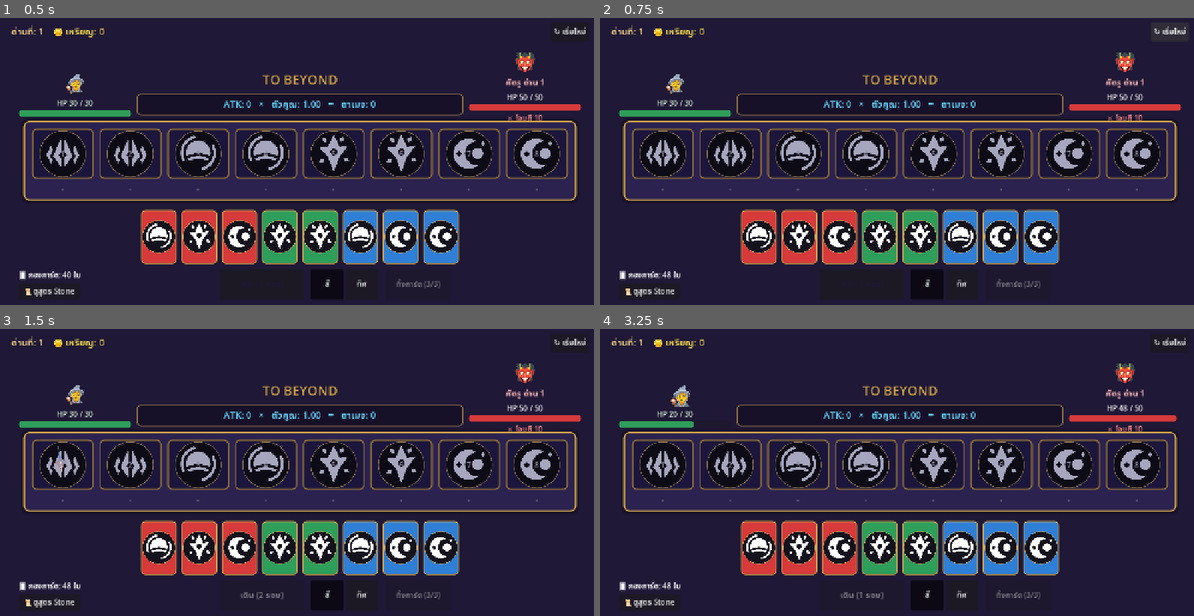
Above: before the commit, frames 1-4 (two rows, left to right).
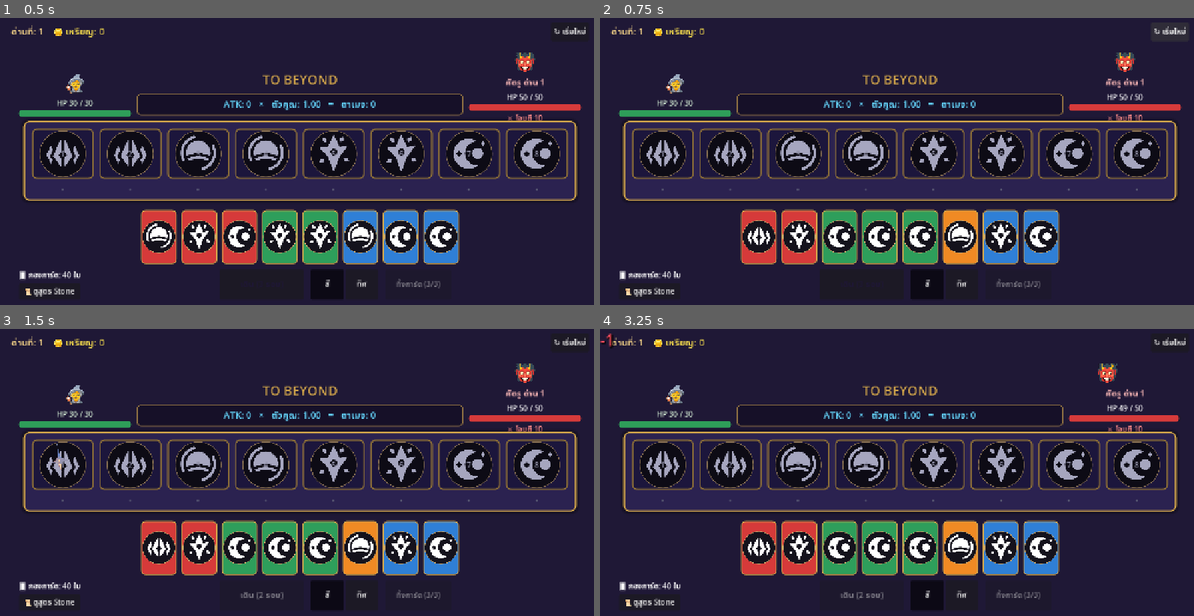
Above: after the commit, the same moments.

Repository: Arm-role/ToBeyond
Game: Godot game, scene res://scenes/main.tscn
Two runs of this game, one before a commit and one after it. Both use one fixed random seed, a clock stepped at 60 frames per second and the inputs below.
Inputs (mouse positions are in pixels of both pictures, inside the frame that each line leads up to):
- Up to frame 1 (0.5 s): no input
- Up to frame 2 (0.75 s): click "↻ เริ่มใหม่" at 0.5 s
- Up to frame 3 (1.5 s): click "เดิน (3 รอบ)" at 1.25 s
- Up to frame 4 (3.25 s): click "1" at 2 s; click (861, 595) at 2.75 s, where only the run before the commit has a clickable "เดิน (2 รอบ)"

Frame 1 is identical in both runs. In frame 2, 1.7% of the frame differs, in the area x 11-70%, y 67-91%; in frame 3, 1.8%; in frame 4, 2.5%, in the area x 0-98%, y 1-94%.
Error after the commit: Invalid call. Nonexistent function 'to_local' in base 'Control'. (res://scripts/main.gd:808)

Commit message:
Option 1: Bezier fireball flight, hero laser, enemy laser, damage popups, shake VFX, discovery toast

Diff:
--- a/scenes/main.tscn
+++ b/scenes/main.tscn
@@ -46,6 +46,20 @@
 corner_radius_bottom_right = 6
 corner_radius_bottom_left = 6
 
+[sub_resource type="StyleBoxFlat" id="StyleBoxFlat_toast"]
+bg_color = Color(0.14, 0.1, 0.27, 0.95)
+border_width_left = 2
+border_width_top = 2
+border_width_right = 2
+border_width_bottom = 2
+border_color = Color(0.94, 0.81, 0.53, 1)
+corner_radius_top_left = 12
+corner_radius_top_right = 12
+corner_radius_bottom_right = 12
+corner_radius_bottom_left = 12
+shadow_color = Color(0, 0, 0, 0.6)
+shadow_size = 12
+
 [node name="Main" type="Control"]
 layout_mode = 3
 anchors_preset = 15
@@ -529,3 +543,48 @@
 layout_mode = 2
 size_flags_horizontal = 4
 text = "ปิด"
+
+[node name="EffectsLayer" type="Control" parent="."]
+layout_mode = 1
+anchors_preset = 15
+anchor_right = 1.0
+anchor_bottom = 1.0
+grow_horizontal = 2
+grow_vertical = 2
+mouse_filter = 2
+
+[node name="BeamLine" type="Line2D" parent="EffectsLayer"]
+visible = false
+width = 20.0
+default_color = Color(1, 0.72, 0.2, 1)
+begin_cap_mode = 2
+end_cap_mode = 2
+
+[node name="EnemyBeamLine" type="Line2D" parent="EffectsLayer"]
+visible = false
+width = 20.0
+default_color = Color(0.85, 0.25, 0.95, 1)
+begin_cap_mode = 2
+end_cap_mode = 2
+
+[node name="Toast" type="PanelContainer" parent="EffectsLayer"]
+visible = false
+layout_mode = 1
+anchors_preset = 5
+anchor_left = 0.5
+anchor_right = 0.5
+offset_left = -220.0
+offset_top = 70.0
+offset_right = 220.0
+offset_bottom = 120.0
+grow_horizontal = 2
+mouse_filter = 2
+theme_override_styles/panel = SubResource("StyleBoxFlat_toast")
+
+[node name="ToastLabel" type="Label" parent="EffectsLayer/Toast"]
+layout_mode = 2
+theme_override_colors/font_color = Color(1, 0.95, 0.8, 1)
+theme_override_font_sizes/font_size = 17
+text = "✨ ค้นพบสูตรใหม่!"
+horizontal_alignment = 1
+vertical_alignment = 1
--- a/scripts/main.gd
+++ b/scripts/main.gd
@@ -66,6 +66,7 @@
 var discards_left: int = 3
 var is_busy: bool = false
 var speed_multiplier: float = 1.0
+var discovered_formulas: Array[String] = ["col"]
 
 # --- Node References ---
 @onready var stage_label: Label = $TopBar/StageLabel
@@ -83,6 +84,13 @@
 @onready var enemy_hp_label: Label = $Preview/EnemyCol/EnemyHPText
 @onready var enemy_atk_label: Label = $Preview/EnemyCol/EnemyAtkText
 @onready var msg_label: Label = $Preview/EnemyCol/MsgLabel
+
+# Effects Layer References
+@onready var effects_layer: Control = $EffectsLayer
+@onready var beam_line: Line2D = $EffectsLayer/BeamLine
+@onready var enemy_beam_line: Line2D = $EffectsLayer/EnemyBeamLine
+@onready var toast: PanelContainer = $EffectsLayer/Toast
+@onready var toast_label: Label = $EffectsLayer/Toast/ToastLabel
 
 @onready var tiles_container: HBoxContainer = $BoardSection/TilesContainer
 @onready var gstrip_container: HBoxContainer = $BoardSection/GstripContainer
@@ -168,12 +176,17 @@
 	discards_left = 3
 	walks_left = 3
 	is_busy = false
+	hand.clear()
 	placed_cards.clear()
 	selected_card_ids.clear()
 	reward_modal.visible = false
 	gameover_modal.visible = false
 	stone_modal.visible = false
 	token.visible = false
+	enemy_pic.modulate = Color.WHITE
+	enemy_pic.scale = Vector2.ONE
+	hero_pic.modulate = Color.WHITE
+	hero_pic.scale = Vector2.ONE
 
 	build_deck()
 	draw_up_to_hand(8)
@@ -520,6 +533,13 @@
 	var result = calculate_groups()
 	var final_dmg = int(result["atk"] * result["mult"])
 	calc_label.text = "ATK: %d   ×   ตัวคูณ: %.2f   =   ดาเมจ: %d" % [result["atk"], result["mult"], final_dmg]
+
+	# Check for new Stone formula discoveries
+	for g in result["groups"]:
+		var key = g["key"]
+		if not discovered_formulas.has(key):
+			discovered_formulas.append(key)
+			show_discovery_toast(key)
 
 	# Update Gstrip badges & group connecting bars
 	for i in range(N_TILES):
@@ -610,93 +630,170 @@
 	# Animate token dashing through active tiles
 	token.visible = true
 	var tween = create_tween()
-	var step_duration = 0.28 / speed_multiplier
+	var step_duration = 0.26 / speed_multiplier
 
 	# Collect stops (Tile 0 + all tiles with placed cards)
-	var active_tiles = [0]
+	var active_tiles: Array[int] = [0]
 	for i in range(1, N_TILES):
 		if placed_cards.has(i):
 			active_tiles.append(i)
 
-	# Token positions relative to board
 	var tile_btn_sample = tiles_container.get_child(0) as Button
 	var tile_w = tile_btn_sample.size.x + 12.0
 
 	for idx in active_tiles:
-		var target_x = 20.0 + idx * tile_w + (tile_btn_sample.size.x - 48.0) * 0.5
-		var target_pos = Vector2(target_x, 30.0)
+		var target_x = 16.0 + idx * tile_w + (tile_btn_sample.size.x - token.size.x) * 0.5
+		var target_pos = Vector2(target_x, 26.0)
 		tween.tween_property(token, "position", target_pos, step_duration).set_trans(Tween.TRANS_QUAD).set_ease(Tween.EASE_OUT)
 		tween.tween_callback(func():
 			if placed_cards.has(idx):
 				_spawn_tile_popup(idx)
 		)
-		tween.tween_interval(0.08 / speed_multiplier)
+		tween.tween_interval(0.06 / speed_multiplier)
 
 	tween.finished.connect(_on_walk_finished)
 
 
 func _spawn_tile_popup(tile_idx: int) -> void:
 	var tile_btn = tiles_container.get_child(tile_idx) as Button
+	var card = placed_cards.get(tile_idx)
+	if card == null: return
+
+	var is_gold = (card["dir"] == TILE_DIR[tile_idx])
 	var pop = Label.new()
-	var is_gold = (placed_cards[tile_idx]["dir"] == TILE_DIR[tile_idx])
-	pop.text = "★ GOLD" if is_gold else "HIT"
-	pop.modulate = COLORS["gold"] if is_gold else Color.CYAN
-	pop.position = tile_btn.global_position + Vector2(20, -10)
-	add_child(pop)
+
+	var group_atk = 1
+	var calc = calculate_groups()
+	for g in calc["groups"]:
+		if g["idxs"].has(tile_idx):
+			group_atk = g["atk_per_card"]
+			break
+
+	if is_gold:
+		pop.text = "★ GOLD +0.25x"
+		pop.modulate = COLORS["gold"]
+	else:
+		pop.text = "+%d ATK" % group_atk
+		pop.modulate = COLORS.get(card["color"], Color.CYAN)
+
+	pop.add_theme_font_size_override("font_size", 16 if is_gold else 20)
+	pop.add_theme_color_override("font_shadow_color", Color.BLACK)
+	pop.add_theme_constant_override("shadow_offset_x", 1)
+	pop.add_theme_constant_override("shadow_offset_y", 1)
+	pop.add_theme_constant_override("shadow_outline_size", 3)
+	pop.horizontal_alignment = HORIZONTAL_ALIGNMENT_CENTER
+	pop.mouse_filter = Control.MOUSE_FILTER_IGNORE
+
+	effects_layer.add_child(pop)
+	var start_pos = effects_layer.to_local(tile_btn.global_position) + Vector2(tile_btn.size.x * 0.5 - 60.0, -10.0)
+	pop.position = start_pos
+	pop.size = Vector2(120, 36)
+	pop.pivot_offset = Vector2(60, 18)
+	pop.scale = Vector2(0.5, 0.5)
 
 	var pop_tween = create_tween()
-	pop_tween.tween_property(pop, "position:y", pop.position.y - 30, 0.4 / speed_multiplier)
-	pop_tween.tween_property(pop, "modulate:a", 0.0, 0.2 / speed_multiplier)
+	pop_tween.tween_property(pop, "scale", Vector2(1.15, 1.15), 0.12 / speed_multiplier).set_trans(Tween.TRANS_BACK).set_ease(Tween.EASE_OUT)
+	pop_tween.parallel().tween_property(pop, "position:y", start_pos.y - 30.0, 0.3 / speed_multiplier)
+	pop_tween.tween_property(pop, "scale", Vector2(0.9, 0.9), 0.12 / speed_multiplier)
+	pop_tween.parallel().tween_property(pop, "modulate:a", 0.0, 0.18 / speed_multiplier)
+	pop_tween.parallel().tween_property(pop, "position:y", start_pos.y - 50.0, 0.18 / speed_multiplier)
 	pop_tween.tween_callback(pop.queue_free)
 
 
 func _on_walk_finished() -> void:
+	# 1. Fireball flies up to Hero along a curved Bézier path
+	msg_label.text = "✨ ลูกไฟพุ่งรวมพลังเข้าสู่ฮีโร่!"
+	var start_global = token.global_position + token.size * 0.5
+	var hero_center = hero_pic.global_position + hero_pic.size * 0.5
+	var mid_global = (start_global + hero_center) * 0.5 + Vector2(-60.0, -100.0)
+
+	var fly_tween = create_tween()
+	fly_tween.tween_method(func(t: float):
+		var omt = 1.0 - t
+		token.global_position = omt * omt * start_global + 2.0 * omt * t * mid_global + t * t * hero_center - token.size * 0.5
+	, 0.0, 1.0, 0.35 / speed_multiplier).set_trans(Tween.TRANS_QUAD).set_ease(Tween.EASE_IN_OUT)
+
+	await fly_tween.finished
 	token.visible = false
+	token.position = Vector2(20.0, 26.0)
+
+	# 2. Hero cast charge (pulse scale & glow)
+	hero_pic.pivot_offset = hero_pic.size * 0.5
+	var charge_tween = create_tween()
+	charge_tween.tween_property(hero_pic, "scale", Vector2(1.35, 1.35), 0.2 / speed_multiplier).set_trans(Tween.TRANS_BACK).set_ease(Tween.EASE_OUT)
+	charge_tween.parallel().tween_property(hero_pic, "modulate", Color(1.4, 1.25, 0.5), 0.2 / speed_multiplier)
+	charge_tween.tween_interval(0.12 / speed_multiplier)
+	charge_tween.tween_property(hero_pic, "scale", Vector2.ONE, 0.15 / speed_multiplier)
+	charge_tween.parallel().tween_property(hero_pic, "modulate", Color.WHITE, 0.15 / speed_multiplier)
+	await charge_tween.finished
+
+	# 3. Calculate Damage & Fire Hero Laser Beam!
 	var result = calculate_groups()
 	var dmg = int(result["atk"] * result["mult"])
 	if dmg <= 0: dmg = 1
 
-	msg_label.text = "🧙 ฮีโร่ยิงเวทโจมตี %d ดาเมจ!" % dmg
-
-	# Animate Hero Cast
-	var hero_tween = create_tween()
-	hero_tween.tween_property(hero_pic, "scale", Vector2(1.3, 1.3), 0.2 / speed_multiplier)
-	hero_tween.tween_property(hero_pic, "scale", Vector2(1.0, 1.0), 0.2 / speed_multiplier)
-
-	# Damage Enemy
-	var enemy_tween = create_tween()
-	enemy_tween.tween_interval(0.3 / speed_multiplier)
-	enemy_tween.tween_property(enemy_pic, "modulate", Color.RED, 0.15 / speed_multiplier)
-	enemy_tween.tween_property(enemy_pic, "modulate", Color.WHITE, 0.2 / speed_multiplier)
-
+	msg_label.text = "🧙 ฮีโร่ยิงลำแสงเวท %d ดาเมจ!" % dmg
+	var enemy_center = enemy_pic.global_position + enemy_pic.size * 0.5
+
+	fire_laser_beam(beam_line, hero_center, enemy_center, Color(1.0, 0.78, 0.25), 24.0, 0.28)
+
+	await get_tree().create_timer(0.08 / speed_multiplier).timeout
+
+	# 4. Enemy takes damage, shakes, flashes red, damage popup
 	enemy_hp = maxi(0, enemy_hp - dmg)
-	update_all_ui()
+	enemy_hp_label.text = "HP %d / %d" % [enemy_hp, enemy_max_hp]
+	create_tween().tween_property(enemy_hp_bar, "value", float(enemy_hp), 0.35 / speed_multiplier)
+
+	shake_node(enemy_pic, 18.0, 0.42)
+	enemy_pic.modulate = Color(1.6, 0.2, 0.2)
+	var enemy_hurt = create_tween()
+	enemy_hurt.tween_property(enemy_pic, "modulate", Color.WHITE, 0.25 / speed_multiplier)
+
+	spawn_damage_number("-%d" % dmg, enemy_center, Color("#ff4d5e"), true)
+
+	await get_tree().create_timer(0.6 / speed_multiplier).timeout
 
 	if enemy_hp <= 0:
-		await get_tree().create_timer(0.6 / speed_multiplier).timeout
 		on_victory()
 	else:
-		await get_tree().create_timer(0.6 / speed_multiplier).timeout
 		_enemy_counter_attack()
 
 
 func _enemy_counter_attack() -> void:
 	msg_label.text = "👹 ศัตรูโจมตีสวนกลับ!"
 
-	var enemy_lunge = create_tween()
-	enemy_lunge.tween_property(enemy_pic, "position:x", enemy_pic.position.x - 20, 0.15 / speed_multiplier)
-	enemy_lunge.tween_property(enemy_pic, "position:x", enemy_pic.position.x, 0.15 / speed_multiplier)
-
-	var hero_hurt = create_tween()
-	hero_hurt.tween_interval(0.15 / speed_multiplier)
-	hero_hurt.tween_property(hero_pic, "modulate", Color.RED, 0.15 / speed_multiplier)
-	hero_hurt.tween_property(hero_pic, "modulate", Color.WHITE, 0.2 / speed_multiplier)
-
+	var enemy_center = enemy_pic.global_position + enemy_pic.size * 0.5
+	var hero_center = hero_pic.global_position + hero_pic.size * 0.5
+
+	# 1. Enemy lunges forward
+	enemy_pic.pivot_offset = enemy_pic.size * 0.5
+	var orig_pos = enemy_pic.position
+	var lunge_tween = create_tween()
+	lunge_tween.tween_property(enemy_pic, "position:x", orig_pos.x - 35.0, 0.16 / speed_multiplier).set_trans(Tween.TRANS_BACK).set_ease(Tween.EASE_OUT)
+	lunge_tween.tween_property(enemy_pic, "position:x", orig_pos.x, 0.14 / speed_multiplier)
+
+	await get_tree().create_timer(0.18 / speed_multiplier).timeout
+
+	# 2. Enemy fires dark purple/magenta laser beam
+	fire_laser_beam(enemy_beam_line, enemy_center, hero_center, Color(0.9, 0.25, 0.95), 22.0, 0.28)
+
+	await get_tree().create_timer(0.08 / speed_multiplier).timeout
+
+	# 3. Hero gets hit!
 	player_hp = maxi(0, player_hp - enemy_atk)
-	update_all_ui()
+	hero_hp_label.text = "HP %d / %d" % [player_hp, player_max_hp]
+	create_tween().tween_property(hero_hp_bar, "value", float(player_hp), 0.3 / speed_multiplier)
+
+	shake_node(hero_pic, 15.0, 0.38)
+	hero_pic.modulate = Color.RED
+	var hurt_tween = create_tween()
+	hurt_tween.tween_property(hero_pic, "modulate", Color.WHITE, 0.25 / speed_multiplier)
+
+	spawn_damage_number("-%d" % enemy_atk, hero_center, Color("#ff3355"), true)
+
+	await get_tree().create_timer(0.5 / speed_multiplier).timeout
 
 	if player_hp <= 0:
-		await get_tree().create_timer(0.5 / speed_multiplier).timeout
 		on_game_over()
 	else:
 		is_busy = false
@@ -707,8 +804,120 @@
 			update_all_ui()
 
 
+func fire_laser_beam(line: Line2D, from_pos: Vector2, to_pos: Vector2, col: Color, beam_w: float = 20.0, duration: float = 0.25) -> void:
+	var p0 = effects_layer.to_local(from_pos)
+	var p1 = effects_layer.to_local(to_pos)
+	line.clear_points()
+	line.add_point(p0)
+	line.add_point(p0)
+	line.default_color = col
+	line.width = beam_w
+	line.modulate.a = 1.0
+	line.visible = true
+
+	var tween = create_tween()
+	# Beam shoots quickly from p0 to p1
+	tween.tween_method(func(pos: Vector2):
+		if line.get_point_count() >= 2:
+			line.set_point_position(1, pos)
+	, p0, p1, 0.07 / speed_multiplier)
+
+	# Hold beam
+	tween.tween_interval(duration / speed_multiplier)
+
+	# Dissolve beam width and fade out
+	tween.tween_property(line, "width", 0.0, 0.12 / speed_multiplier)
+	tween.parallel().tween_property(line, "modulate:a", 0.0, 0.12 / speed_multiplier)
+	tween.tween_callback(func():
+		line.visible = false
+		line.clear_points()
+	)
+
+
+func shake_node(node: Control, intensity: float = 14.0, duration: float = 0.38) -> void:
+	node.pivot_offset = node.size * 0.5
+	var orig_pos = node.position
+	var orig_rot = node.rotation
+	var tween = create_tween()
+	var steps = int(duration / 0.04)
+	for i in range(steps):
+		var decay = 1.0 - (float(i) / float(steps))
+		var offset = Vector2(randf_range(-intensity, intensity) * decay, randf_range(-intensity * 0.35, intensity * 0.35) * decay)
+		var rot_offset = deg_to_rad(randf_range(-6.0, 6.0) * decay)
+		tween.tween_property(node, "position", orig_pos + offset, 0.04 / speed_multiplier)
+		tween.parallel().tween_property(node, "rotation", orig_rot + rot_offset, 0.04 / speed_multiplier)
+	tween.tween_property(node, "position", orig_pos, 0.04 / speed_multiplier)
+	tween.parallel().tween_property(node, "rotation", orig_rot, 0.04 / speed_multiplier)
+
+
+func spawn_damage_number(text: String, target_global_pos: Vector2, col: Color = Color("#ff4d5e"), is_big: bool = true) -> void:
+	var pop = Label.new()
+	pop.text = text
+	pop.add_theme_font_size_override("font_size", 34 if is_big else 22)
+	pop.add_theme_color_override("font_color", col)
+	pop.add_theme_color_override("font_shadow_color", Color.BLACK)
+	pop.add_theme_constant_override("shadow_offset_x", 2)
+	pop.add_theme_constant_override("shadow_offset_y", 2)
+	pop.add_theme_constant_override("shadow_outline_size", 4)
+	pop.horizontal_alignment = HORIZONTAL_ALIGNMENT_CENTER
+	pop.vertical_alignment = VERTICAL_ALIGNMENT_CENTER
+	pop.mouse_filter = Control.MOUSE_FILTER_IGNORE
+
+	effects_layer.add_child(pop)
+	var start_pos = effects_layer.to_local(target_global_pos) + Vector2(randf_range(-15.0, 15.0), -10.0)
+	pop.position = start_pos - Vector2(50.0, 20.0)
+	pop.size = Vector2(100.0, 40.0)
+	pop.pivot_offset = Vector2(50.0, 20.0)
+	pop.scale = Vector2(0.5, 0.5)
+	pop.modulate.a = 0.0
+
+	var tween = create_tween()
+	# Pop in & scale up to 1.3
+	tween.tween_property(pop, "scale", Vector2(1.3, 1.3), 0.14 / speed_multiplier).set_trans(Tween.TRANS_BACK).set_ease(Tween.EASE_OUT)
+	tween.parallel().tween_property(pop, "modulate:a", 1.0, 0.12 / speed_multiplier)
+	tween.parallel().tween_property(pop, "position:y", start_pos.y - 45.0, 0.14 / speed_multiplier)
+
+	# Float up and settle to scale 1.0
+	tween.tween_property(pop, "scale", Vector2.ONE, 0.2 / speed_multiplier)
+	tween.parallel().tween_property(pop, "position:y", start_pos.y - 75.0, 0.35 / speed_multiplier)
+
+	# Fade out
+	tween.tween_property(pop, "modulate:a", 0.0, 0.22 / speed_multiplier)
+	tween.parallel().tween_property(pop, "position:y", start_pos.y - 95.0, 0.22 / speed_multiplier)
+	tween.tween_callback(pop.queue_free)
+
+
+func show_discovery_toast(formula_key: String) -> void:
+	var f_info = null
+	for f in stone_formulas:
+		if f["key"] == formula_key:
+			f_info = f
+			break
+	if f_info == null: return
+
+	toast_label.text = "✨ ค้นพบสูตรใหม่! · %s (%s) · ATK +%d" % [f_info["name"], f_info["desc"], f_info["a"]]
+	toast.visible = true
+	toast.modulate.a = 0.0
+	var orig_y = 70.0
+	toast.position.y = orig_y - 25.0
+
+	var tween = create_tween()
+	tween.tween_property(toast, "position:y", orig_y, 0.28 / speed_multiplier).set_trans(Tween.TRANS_BACK).set_ease(Tween.EASE_OUT)
+	tween.parallel().tween_property(toast, "modulate:a", 1.0, 0.25 / speed_multiplier)
+	tween.tween_interval(2.2 / speed_multiplier)
+	tween.tween_property(toast, "position:y", orig_y - 20.0, 0.25 / speed_multiplier)
+	tween.parallel().tween_property(toast, "modulate:a", 0.0, 0.25 / speed_multiplier)
+	tween.tween_callback(func(): toast.visible = false)
+
+
 func on_victory() -> void:
 	is_busy = false
+	msg_label.text = "🏆 ชนะศัตรูแล้ว!"
+	var fade_tween = create_tween()
+	fade_tween.tween_property(enemy_pic, "modulate:a", 0.0, 0.4 / speed_multiplier)
+	fade_tween.tween_property(enemy_pic, "scale", Vector2(0.5, 0.5), 0.4 / speed_multiplier)
+
+	await fade_tween.finished
 	var reward_coins = 15 + stage * 5
 	coins += reward_coins
 	reward_info.text = "เอาชนะศัตรูด่านที่ %d สำเร็จ!\n\nได้รับ: +%d 🪙 เหรียญ\nพลังชีวิตฟื้นฟูเต็มเปี่ยม" % [stage, reward_coins]
@@ -718,6 +927,8 @@
 func _on_next_stage_pressed() -> void:
 	stage += 1
 	reward_modal.visible = false
+	enemy_pic.modulate = Color.WHITE
+	enemy_pic.scale = Vector2.ONE
 	enemy_max_hp = int(enemy_max_hp * 1.35)
 	enemy_hp = enemy_max_hp
 	enemy_atk = int(enemy_atk * 1.25)
@@ -729,6 +940,7 @@
 
 func on_game_over() -> void:
 	is_busy = false
+	msg_label.text = "💀 คุณพ่ายแพ้..."
 	gameover_info.text = "คุณพ่ายแพ้ในด่านที่ %d!\nคะแนนเหรียญสะสม: %d 🪙" % [stage, coins]
 	gameover_modal.visible = true
 
Not shown, added: assets/ball.svg.import
Not shown: 1 places in scenes/main.tscn that only renumber resources
Not shown, changed: .agents/skills/tobeyond-dev/SKILL.md
Not shown, changed: SYSTEM_PATHS.md
